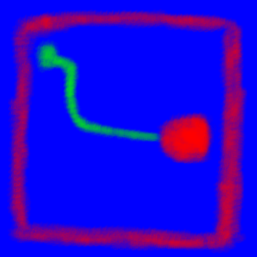
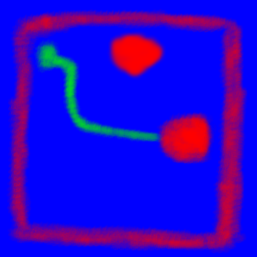
Two versions of the same layered image (257px x 257px). Layer-by-layer changes:
painted on "dark_dirt" over (x1=107, y1=30, x2=167, y2=80)
